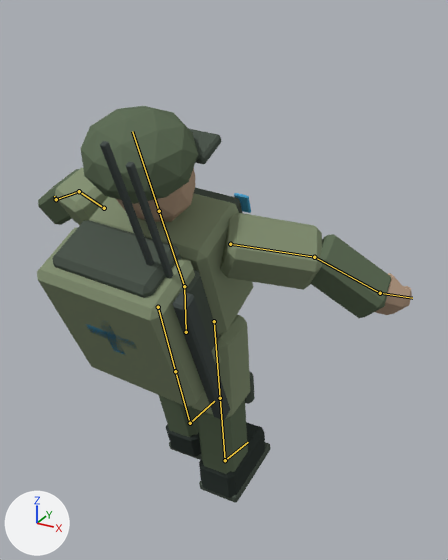
The Blender file assets/blender/soldier.blend: old version first, new version second.
The view is the same before and after, from a 50 mm camera at (1.19, -1.84, 2.01) aimed at (0.07, 0.19, 0.99). Lighting does not change. The marker at lower left points along +X, +Y and +Z. The older version comes first. Both versions are drawn at frame 1 of the action 'drag'; the numbers are the values there. The bones that change, and the others that lie on the model, are drawn over the model as lines.

The first picture shows 'GC_Soldier_Body', 'Gear_COMMAND', 'Gear_ENGINEER', 'Gear_LOGISTICS', 'Gear_MEDIC', 'Gear_MORTAR', 'Gear_SCOUT'.
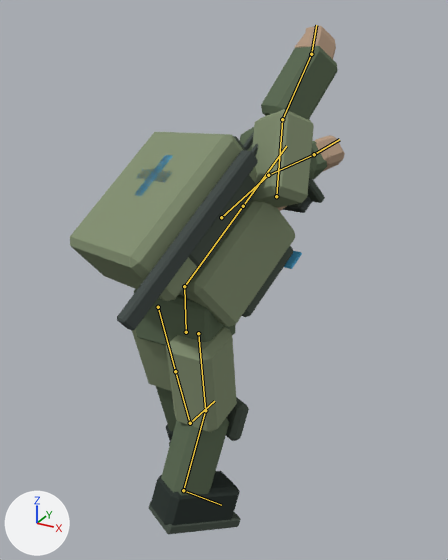
Pixel boxes (x1, y1, x2, y2) of what changed, in the pictures (448 x 560 px):
'GC_Soldier_Body', posed (43% narrower, 28% taller): before (38, 106, 412, 503); after (132, 26, 345, 534)
'Gear_LOGISTICS', posed: before (37, 228, 222, 407); after (70, 132, 257, 301)
'Gear_ENGINEER', posed: before (173, 291, 230, 420); after (117, 150, 258, 331)
'Gear_MORTAR', posed (mostly hidden afterwards): before (52, 220, 181, 298); after (233, 136, 247, 151)
'Gear_SCOUT', posed: before (125, 162, 219, 351); after (189, 144, 258, 269)
'Gear_COMMAND', posed (mostly hidden afterwards): before (100, 141, 154, 266); after (243, 132, 254, 150)
'Gear_MEDIC', posed: before (86, 320, 136, 355); after (135, 155, 173, 196)
'Gear_PILOT', posed (not visible before): after (282, 197, 312, 213)
bone 'spine', root to tip: before (184, 286) to (159, 211); after (184, 286) to (243, 206)
bone 'upper_arm.R', root to tip: before (230, 244) to (314, 257); after (276, 196) to (282, 119)
bone 'upper_arm.L', root to tip: before (104, 208) to (79, 191); after (221, 217) to (268, 175)
bone 'thigh.R', root to tip: before (214, 321) to (220, 398); after (198, 333) to (205, 410)
bone 'shin.R', root to tip: before (220, 398) to (225, 460); after (205, 410) to (183, 490)

The change in detail:
Bone 'spine' (bone_spine) moves from (0.0, 0.0, 0.0) to (0.052, 0.644, -0.069).
Bone 'spine' (bone_spine) turns from (28, 0, -5) to (-54, -22, 7) degrees about its own x, y and z.
Bone 'upper_arm.R' (bone_upper_arm_r) moves from (0.0, 0.0, 0.0) to (0.077, 0.024, -0.103).
Bone 'upper_arm.R' (bone_upper_arm_r) turns from (20, 0, 25) to (-90, 72, 167) degrees about its own x, y and z.
Bone 'upper_arm.L' (bone_upper_arm_l) moves from (0.0, 0.0, 0.0) to (-0.036, -0.059, 0.097).
Bone 'upper_arm.L' (bone_upper_arm_l) turns from (20, 0, -25) to (-198, -34, -66) degrees about its own x, y and z.
Bone 'thigh.R' (bone_thigh_r) moves from (0.0, 0.0, 0.0) to (-0.024, 0.022, -0.078).
Bone 'shin.R' (bone_shin_r) moves from (0.0, 0.0, 0.0) to (0.326, -0.747, 0.829).
Bone 'shin.R' (bone_shin_r) turns from (0, 0, 0) to (-31, 29, -9) degrees about its own x, y and z.
